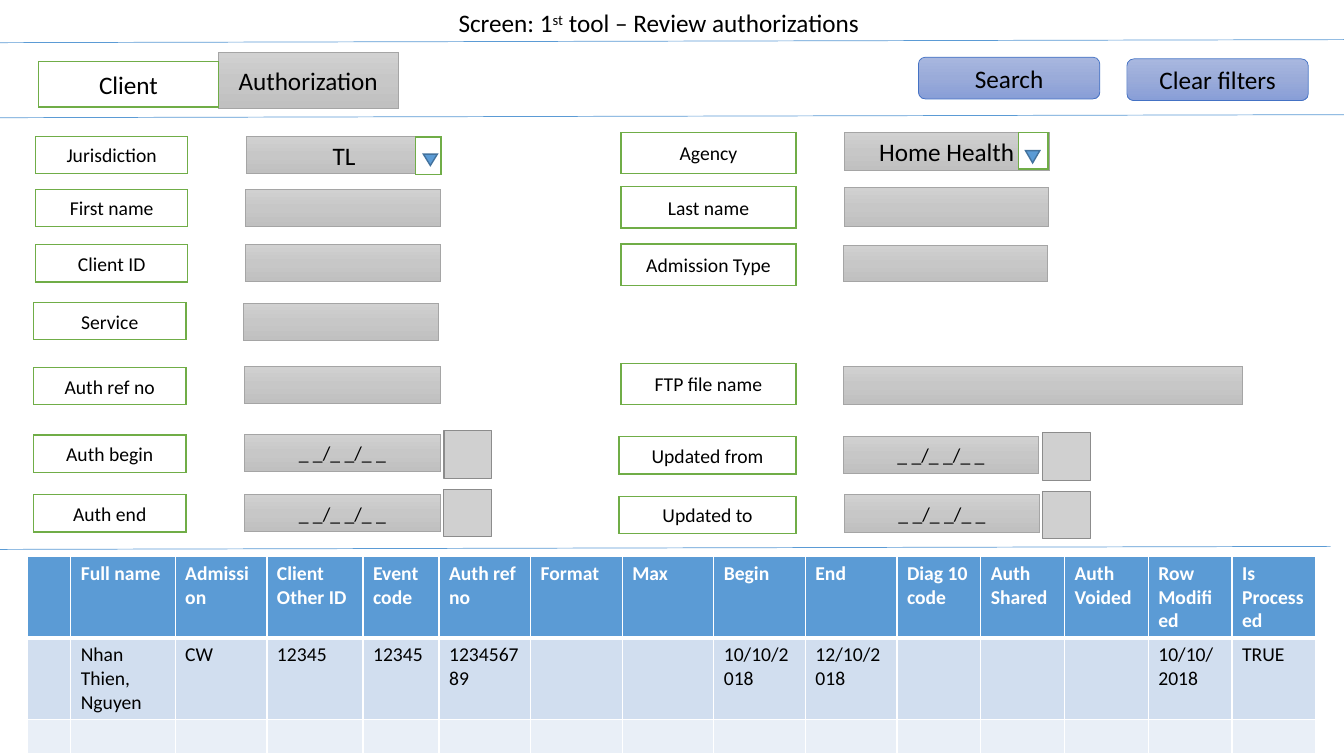
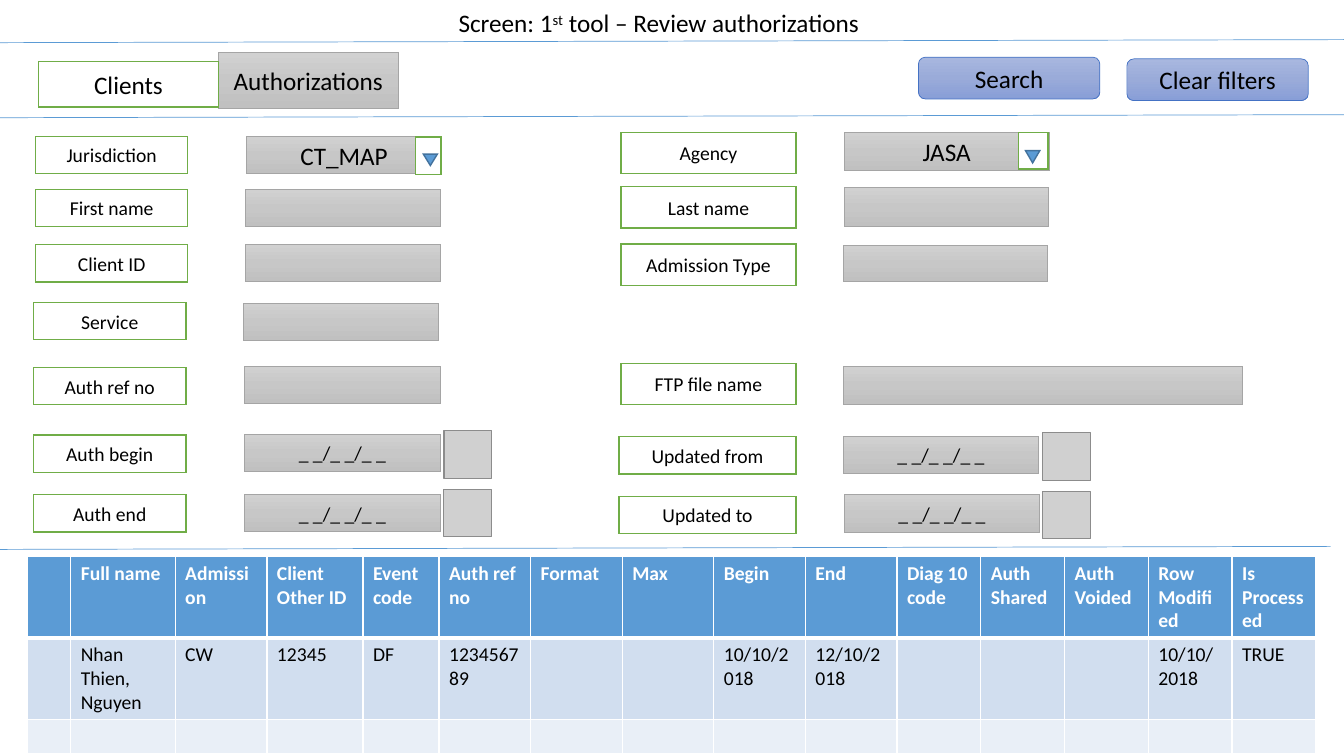
Before and after one commit to thiennhank9/Tool-tier-3, a slide deck: slide 11 of tool_tier3_docs/sreens.pptx. Drawn at 1344x756 pixels with LibreOffice and Linux fonts; fonts in the diff are those of the drawing; grey boxes stand for pictures. Boxes give left, top, right and bottom in pixels: in the first picture for what was removed or moved away, otherwise in the second. Text is boxed around its words. In the diff, an @@ line names an element or a change of style, - is before the commit and + after.

```diff
--- a/tool_tier3_docs/sreens.pptx
+++ b/tool_tier3_docs/sreens.pptx
@@ text in rectangle at (94, 76, 163, 95): text changed @@
-Client
+Clients
@@ text in rectangle at (234, 72, 383, 90): text changed @@
-Authorization
+Authorizations
@@ text in rectangle at (300, 148, 387, 169): text changed @@
-TL
+CT_MAP
@@ text in rectangle at (923, 144, 971, 161): text changed @@
-Home Health
+JASA
@@ table at (28, 557, 1317, 751) @@
-row 2, column 5: 12345
+row 2, column 5: DF
```
Also in this commit, not shown: 6 other slides changed, 8 other files.
